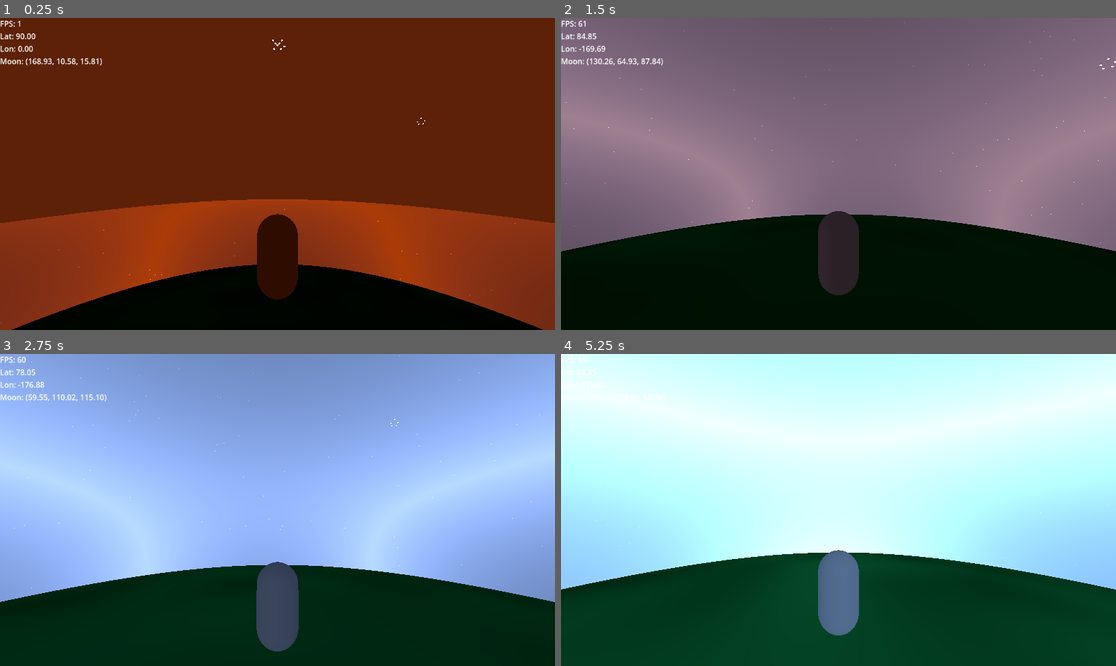
Above: before the commit, frames 1-4 (two rows, left to right).
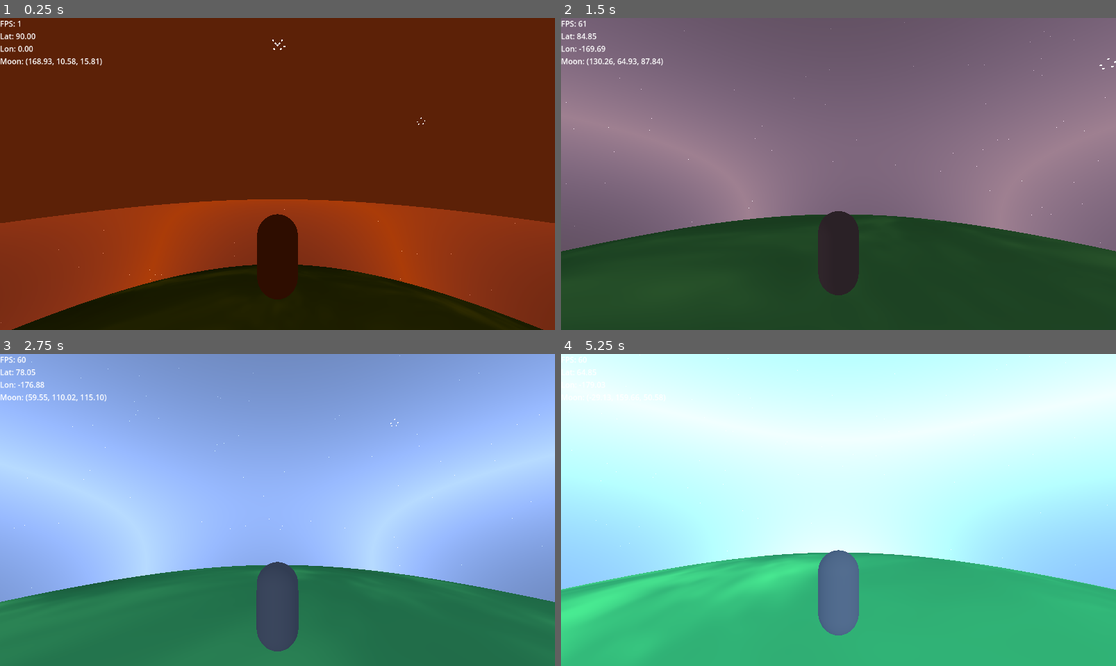
Above: after the commit, the same moments.

Repository: valfrom/LittlePlanet
Game: Godot game, scene res://world.tscn
Two runs of this game, one before a commit and one after it. Both use one fixed random seed, a clock stepped at 60 frames per second and the inputs below.
Inputs (mouse positions are in pixels of both pictures, inside the frame that each line leads up to):
- Up to frame 1 (0.25 s): no input
- Up to frame 2 (1.5 s): move the mouse to (866, 174) at 0.52 s; hold W (move_forward) from 0.53 s (still down); tap Space (jump) at 0.77 s; move the mouse to (810, 174) at 1.27 s
- Up to frame 3 (2.75 s): keep holding W (move_forward); tap Space (jump) at 1.52 s; move the mouse to (288, 503) at 2.02 s
- Up to frame 4 (5.25 s): keep holding W (move_forward); move the mouse to (832, 516) at 2.77 s; tap Space (jump) at 3.02, 3.77, 4.52 s; move the mouse to (877, 513) at 3.52 s; move the mouse to (794, 506) at 4.27 s; move the mouse to (844, 510) at 5.02 s

The runs differ from the first frame. In frame 1, 10% of the frame differs, in the area x 12-98%, y 79-100%; in frame 2, 31%, in the area x 0-100%, y 63-100%; in frame 3, 26%; in frame 4, 30%.

Commit message:
Enhance grass shader

Diff:
--- a/CurvedPlanetGrid.gdshader
+++ b/CurvedPlanetGrid.gdshader
@@ -2,12 +2,17 @@
 render_mode world_vertex_coords;
 
 uniform float curvature = 0.0005;
-uniform float patch_scale = 0.08;
-uniform float blade_detail_scale = 0.3;
-uniform float highlight_strength = 0.35;
-uniform vec3 grass_color = vec3(0.11, 0.45, 0.19);
-uniform vec3 dark_grass_color = vec3(0.04, 0.23, 0.09);
-uniform vec3 highlight_color = vec3(0.33, 0.6, 0.18);
+uniform float patch_scale = 0.12;
+uniform float detail_scale = 0.55;
+uniform float highlight_strength = 0.55;
+uniform float wind_speed = 0.9;
+uniform float wind_strength = 0.25;
+uniform vec3 base_shadow_color = vec3(0.02, 0.17, 0.07);
+uniform vec3 base_grass_color = vec3(0.07, 0.4, 0.18);
+uniform vec3 tip_grass_color = vec3(0.33, 0.73, 0.31);
+uniform vec3 highlight_color = vec3(0.66, 0.95, 0.62);
+uniform vec3 rim_light_color = vec3(0.12, 0.5, 0.2);
+uniform vec3 sun_direction = vec3(0.15, 0.9, 0.4);
 
 varying vec3 world_pos;
 
@@ -40,19 +45,52 @@
     VERTEX.y -= curvature * d * d;
 }
 
+float fbm(vec2 p)
+{
+    float total = 0.0;
+    float amplitude = 0.5;
+    float frequency = 1.0;
+
+    for (int i = 0; i < 3; i++)
+    {
+        total += noise(p * frequency) * amplitude;
+        frequency *= 2.13;
+        amplitude *= 0.5;
+    }
+
+    return total;
+}
+
 void fragment()
 {
-    vec2 p = world_pos.xz;
-    float macro_variation = noise(p * patch_scale);
-    float blade_detail = noise(p * patch_scale / blade_detail_scale);
-    float grass_mix = clamp(macro_variation * 0.6 + blade_detail * 0.4, 0.0, 1.0);
+    vec2 p = world_pos.xz * patch_scale;
 
-    vec3 base_color = mix(dark_grass_color, grass_color, grass_mix);
+    float wind_wave = sin(world_pos.x * 0.3 + TIME * wind_speed) * wind_strength;
+    wind_wave += cos(world_pos.z * 0.35 + TIME * wind_speed * 1.3) * wind_strength * 0.5;
+    p += vec2(wind_wave, wind_wave * 0.6);
+
+    float macro_variation = noise(p);
+    float detail_variation = fbm(p / detail_scale + vec2(0.0, TIME * 0.03));
+    float lushness = clamp(macro_variation * 0.5 + detail_variation * 0.5, 0.0, 1.0);
 
     float slope = clamp(1.0 - NORMAL.y, 0.0, 1.0);
-    vec3 final_color = mix(base_color, highlight_color, slope * highlight_strength);
+    float tip_emphasis = smoothstep(0.5, 1.0, lushness + slope * 0.35);
+
+    vec3 base_mix = mix(base_shadow_color, base_grass_color, lushness);
+    vec3 grass = mix(base_mix, tip_grass_color, tip_emphasis);
+
+    vec3 light_dir = normalize(sun_direction);
+    float sun_wrap = clamp((dot(NORMAL, light_dir) + 0.4) / 1.4, 0.0, 1.0);
+    vec3 sunlight = highlight_color * pow(sun_wrap, 3.0) * highlight_strength;
+
+    vec3 view_dir = normalize(-VIEW);
+    float rim = pow(1.0 - clamp(dot(NORMAL, view_dir), 0.0, 1.0), 2.0);
+    vec3 rim_light = rim_light_color * rim * 0.5;
+
+    vec3 final_color = grass + sunlight + rim_light;
 
     ALBEDO = final_color;
-    ROUGHNESS = 0.9;
+    ROUGHNESS = 0.75;
     METALLIC = 0.0;
+    AO = clamp(1.0 - slope * 0.35, 0.2, 1.0);
 }
